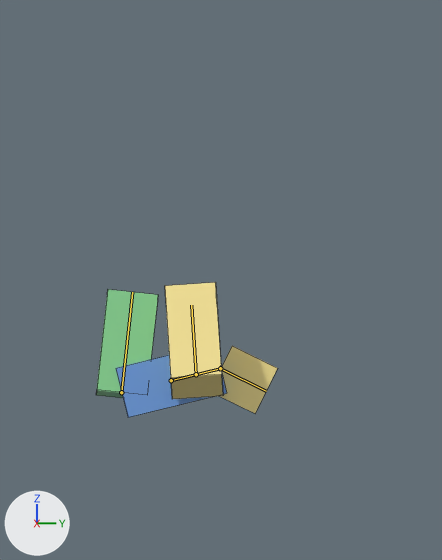
An edit to the Blender file assets/blender/combat/DodgeRoll_R6.blend, drawn before and after from the same camera.
Camera for both pictures: the file's camera 'SheetCam'. Lighting does not change. The marker at lower left points along +X, +Y and +Z. The picture after the commit comes second. Both versions are drawn at frame 2 of the action 'DodgeRoll_F'; the numbers are the values there. The bones that change, and the others that lie on the model, are drawn over the model as lines. Mesh edges are drawn as thin lines.

Names of what the first picture shows: 'Prev_Head', 'Prev_Right Arm', 'Prev_Right Leg', 'Prev_Torso'.
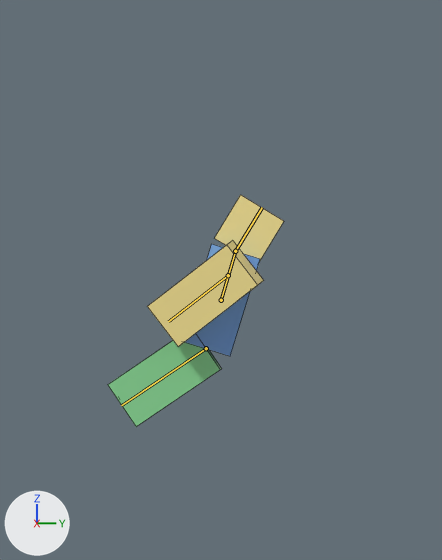
Pixel boxes [x1, y1, x2, y2] of what changed, in the pictures (442 x 560 px):
'Prev_Right Leg', posed
    before: [96, 289, 158, 398]
    after: [108, 341, 222, 427]
'Prev_Right Arm', posed (100% wider, 9% shorter)
    before: [165, 282, 223, 399]
    after: [147, 240, 264, 346]
'Prev_Head', posed
    before: [220, 346, 278, 413]
    after: [215, 195, 284, 262]
'Prev_Torso', posed
    before: [116, 355, 227, 417]
    after: [185, 244, 260, 356]
bone 'Torso', root to tip
    before: (171, 380) to (220, 368)
    after: (221, 300) to (235, 251)
bone 'Head', root to tip
    before: (220, 368) to (266, 391)
    after: (235, 251) to (262, 207)
bone 'Right Arm', root to tip
    before: (196, 374) to (191, 305)
    after: (228, 275) to (168, 321)
bone 'Left Arm', root to tip
    before: (196, 374) to (191, 305)
    after: (228, 275) to (168, 321)
bone 'Right Leg', root to tip
    before: (121, 392) to (132, 292)
    after: (206, 348) to (121, 405)
bone 'Left Leg', root to tip
    before: (121, 392) to (132, 292)
    after: (206, 348) to (121, 405)

The change in detail:
Bone 'Torso' (bone_torso) moves from (0.0, -2.28, 0.97) to (0.0, -0.69, 0.0).
Bone 'Torso' (bone_torso) turns from (-76, 0, 0) to (-17, 0, 0) degrees about its own x, y and z.
Bone 'Head' (bone_head) turns from (-40, 0, 0) to (-14, 0, 0) degrees about its own x, y and z.
Bone 'Right Arm' (bone_right_arm) turns from (-101, 25, -5) to (-35, 5, 7) degrees about its own x, y and z.
Bone 'Left Arm' (bone_left_arm) turns from (-101, -25, 5) to (-35, -5, -7) degrees about its own x, y and z.
Bone 'Right Leg' (bone_right_leg) turns from (-110, 6, -2) to (-39, 1, 2) degrees about its own x, y and z.
Bone 'Left Leg' (bone_left_leg) turns from (-110, -6, 2) to (-39, -1, -2) degrees about its own x, y and z.
